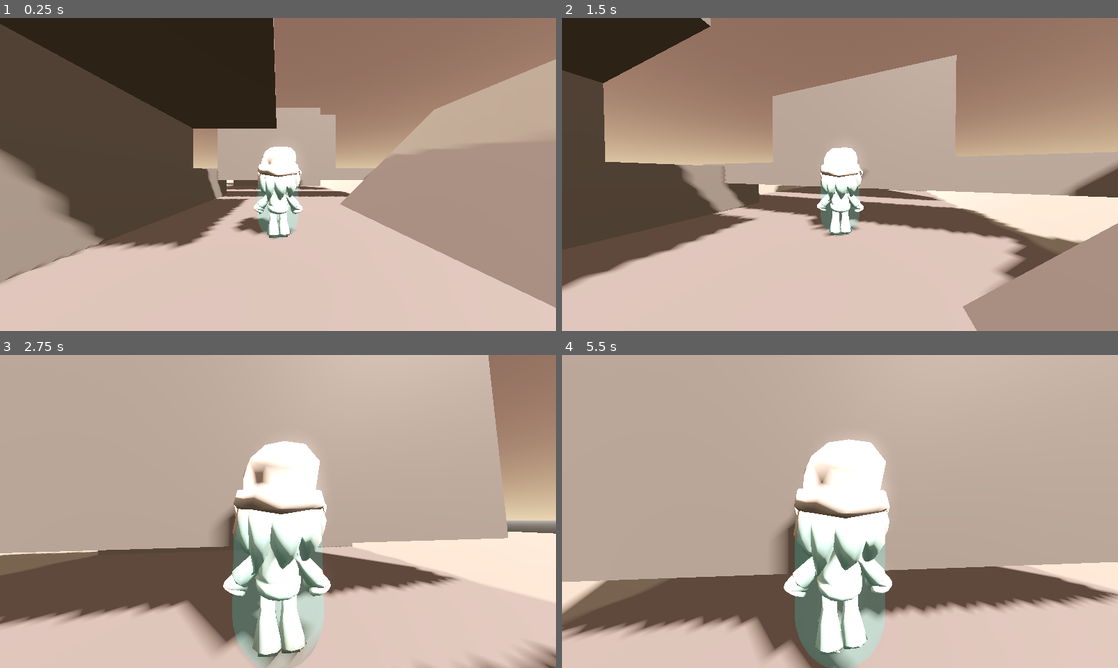
Above: before the commit, frames 1-4 (two rows, left to right).
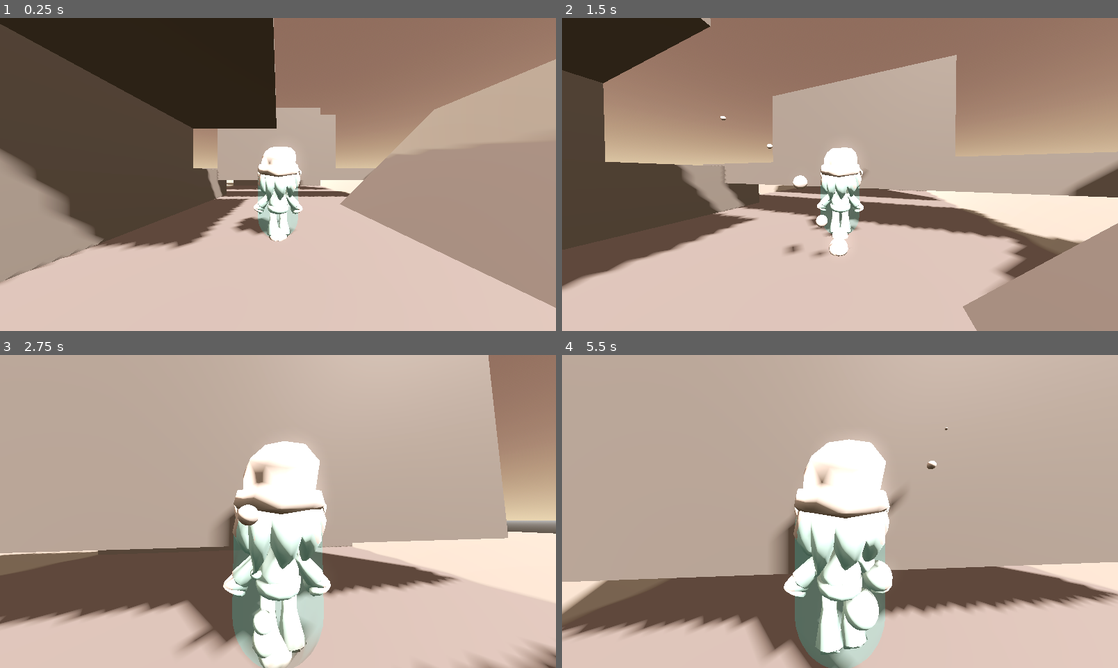
Above: after the commit, the same moments.

Repository: imawormeater/sorakaiquest
Game: Godot game, scene res://scenes/app.tscn
The game is run twice, just before and just after one commit, with the same random seed, the same clock (stepped at 60 frames per second) and the same inputs.
Inputs (mouse positions are in pixels of both pictures, inside the frame that each line leads up to):
- Up to frame 1 (0.25 s): no input
- Up to frame 2 (1.5 s): move the mouse to (867, 174) at 0.52 s; hold W (movement_up) from 0.53 s (still down); tap Mouse wheel down (mw_down) at 0.6 s; tap Space (movement_jump) at 0.77 s; move the mouse to (812, 174) at 1.27 s; tap Mouse wheel up (mw_up) at 1.35 s
- Up to frame 3 (2.75 s): keep holding W (movement_up); tap Space (movement_jump) at 1.52 s; move the mouse to (289, 505) at 2.02 s; tap Mouse wheel down (mw_down) at 2.1 s
- Up to frame 4 (5.5 s): keep holding W (movement_up); move the mouse to (834, 517) at 2.77 s; tap Mouse wheel up (mw_up) at 2.85, 4.35 s; tap Space (movement_jump) at 3.02, 3.77, 4.52 s; move the mouse to (878, 514) at 3.52 s; tap Mouse wheel down (mw_down) at 3.6, 5.1 s; move the mouse to (795, 508) at 4.27 s; move the mouse to (845, 511) at 5.02 s

The runs differ from the first frame. In frame 1, less than 0.1% of the frame differs, in the area x 48-52%, y 66-72%; in frame 2, 0.5%; in frame 3, 0.9%, in the area x 32-53%, y 47-100%; in frame 4, 0.8%.

Commit message:
coo laprticlke

Diff:
--- a/scenes/player_sorakai.tscn
+++ b/scenes/player_sorakai.tscn
@@ -361,6 +361,30 @@
 transitions = ["Start", "IdleWalk", SubResource("AnimationNodeStateMachineTransition_0xiqw")]
 graph_offset = Vector2(-137, -27)
 
+[sub_resource type="Curve" id="Curve_j27lv"]
+max_value = 13.66
+_data = [Vector2(0, 2.10385), 0.0, -2.10385, 0, 0, Vector2(1, 0), -2.24176, 0.0, 0, 0]
+point_count = 2
+
+[sub_resource type="CurveTexture" id="CurveTexture_x74ye"]
+curve = SubResource("Curve_j27lv")
+
+[sub_resource type="ParticleProcessMaterial" id="ParticleProcessMaterial_12an1"]
+lifetime_randomness = 0.09
+spread = 35.997
+gravity = Vector3(0, 1, 0)
+linear_accel_min = 3.55
+linear_accel_max = 9.07
+scale_min = 0.5
+scale_curve = SubResource("CurveTexture_x74ye")
+
+[sub_resource type="StandardMaterial3D" id="StandardMaterial3D_mlvw1"]
+
+[sub_resource type="SphereMesh" id="SphereMesh_h8alc"]
+material = SubResource("StandardMaterial3D_mlvw1")
+radius = 0.1
+height = 0.2
+
 [node name="Sorakai" type="CharacterBody3D" node_paths=PackedStringArray("camera")]
 transform = Transform3D(1, 0, 0, 0, 1, 0, 0, 0, 1, 0, 1, 0)
 floor_constant_speed = true
@@ -429,3 +453,14 @@
 tree_root = SubResource("AnimationNodeStateMachine_wt1rb")
 anim_player = NodePath("../AnimationPlayer")
 parameters/IdleWalk/blend_position = Vector2(0.00395882, 0.015873)
+
+[node name="GPUParticles3D" type="GPUParticles3D" parent="Visual"]
+transform = Transform3D(1, 0, 0, 0, 1, 0, 0, 0, 1, 0, -0.729597, 0.0224319)
+lifetime = 0.24
+speed_scale = 0.5
+explosiveness = 0.11
+randomness = 0.7
+collision_base_size = 0.0
+visibility_aabb = AABB(-0.203111, -0.0686203, -0.180086, 0.406222, 0.137241, 0.360171)
+process_material = SubResource("ParticleProcessMaterial_12an1")
+draw_pass_1 = SubResource("SphereMesh_h8alc")
Not shown: 1 places in scenes/player_sorakai.tscn that only renumber resources
